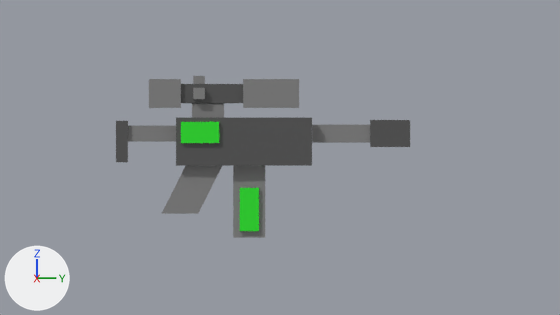
Two versions of the Blender file project.blend, one commit apart.
Both versions are drawn from the file's camera 'Camera'. Every picture has the same lights, and +X, +Y and +Z are marked at lower left.

The first picture shows 'BarrelBig', 'BaseMedium', 'ButtstockSmall', 'MagazineMedium', 'ScopeBig'.
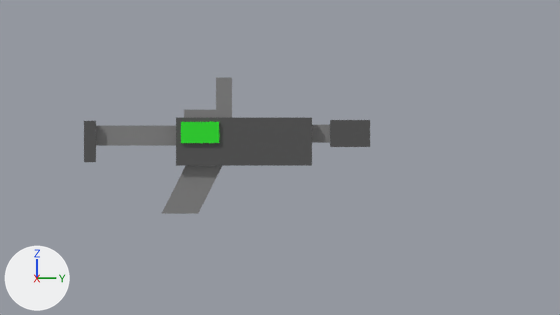
What differs and where, as boxes (x1, y1, x2, y2) in the pictures (560 x 315 px):
'ScopeBig', hidden: before (149, 76, 299, 118)
'BarrelBig', moved: before (312, 120, 410, 147); after (312, 120, 370, 147)
'MagazineMedium', hidden: before (233, 166, 265, 238)
'ButtstockMedium', shown: after (84, 121, 176, 162)
'ButtstockSmall', hidden: before (116, 121, 176, 162)
'ScopeSmall', shown: after (184, 78, 232, 118)

What the commit changed:
Object 'BarrelBig' (ob_barrelbig) moves from (0.0, 1.4, 0.6) to (0.0, 0.9, 0.6).
Object 'ScopeBig' (ob_scopebig) is now hidden.
Object 'ScopeSmall' (ob_scopesmall) is now shown.
Object 'ButtstockMedium' (ob_buttstockmedium) is now shown.
Object 'ButtstockSmall' (ob_buttstocksmall) moves from (0.0, 0.099, 0.6) to (0.0, -0.3, 0.6).
Object 'ButtstockSmall' (ob_buttstocksmall) is now hidden.
Object 'MagazineMedium' (ob_magazinemedium) moves from (0.0, 0.617, 0.2) to (0.0, 0.5, 0.2).
Object 'MagazineMedium' (ob_magazinemedium) is now hidden.
